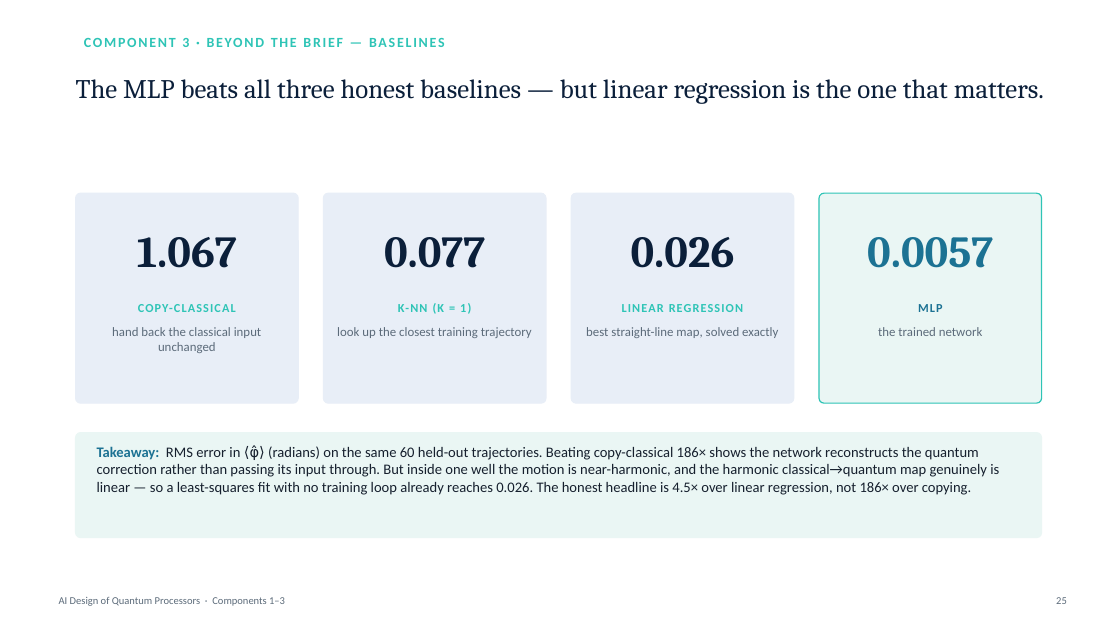
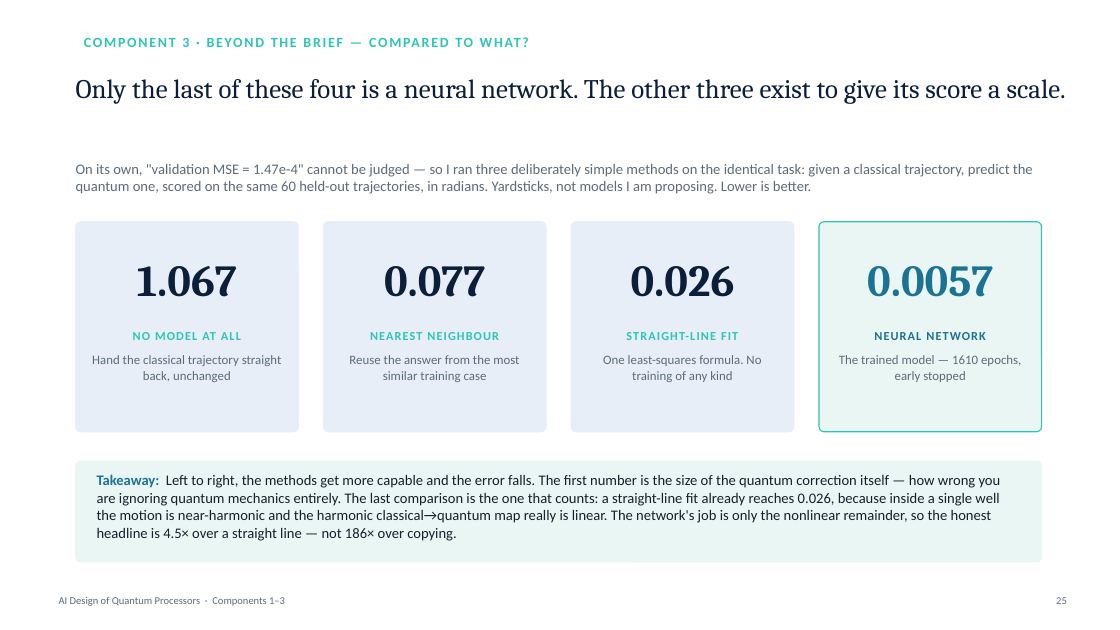
Before and after one commit to msandoval1807/quantum-research, a slide deck: slide 25 of Assignment 1/slides/Components_1_3_Update.pptx. Drawn at 1120x630 pixels with LibreOffice and Linux fonts; fonts in the diff are those of the drawing. Boxes give left, top, right and bottom in pixels: in the first picture for what was removed or moved away, otherwise in the second. Text is boxed around its words. In the diff, an @@ line names an element or a change of style, - is before the commit and + after.

```diff
--- a/Assignment 1/slides/Components_1_3_Update.pptx
+++ b/Assignment 1/slides/Components_1_3_Update.pptx
@@ text at (132,38,203,485): text changed @@
-COMPONENT 3 · BEYOND THE BRIEF — BASELINES
+COMPONENT 3 · BEYOND THE BRIEF — COMPARED TO WHAT?
@@ text at (76,79,1066,104): text changed @@
-The MLP beats all three honest baselines — but linear regression is the one that matters.
+Only the last of these four is a neural network. The other three exist to give its score a scale.
@@ text added at (76,164,1033,194), 12.5 pt, text #5C6B7A @@
+On its own, "validation MSE = 1.47e-4" cannot be judged — so I ran three deliberately simple methods on the identical task: given a classical trajectory, predict the quantum one, scored on the same 60 held-out trajectories, in radians. Yardsticks, not models I am proposing. Lower is better.
@@ 4 texts, 4 rounded rectangles: place and size @@
-4 texts, 4 rounded rectangles at (76,193,1042,403)
+4 texts, 4 rounded rectangles at (76,222,1042,432)
@@ text removed at (138,304,236,312) @@
-COPY-CLASSICAL
@@ text removed at (398,303,471,314) @@
-K-NN (K = 1)
@@ text "STRAIGHT-LINE FIT" at (626,332,738,340): vertical alignment top to middle @@
@@ text removed at (622,304,743,312) @@
-LINEAR REGRESSION
@@ text removed at (918,304,943,312) @@
-MLP
@@ text at (92,355,282,382): text changed @@
-hand back the classical input unchanged
+Hand the classical trajectory straight back, unchanged
@@ text added at (133,332,241,340), 10.5 pt, text #2EC4B6, bold @@
+NO MODEL AT ALL
@@ text at (349,355,519,382): text changed @@
-look up the closest training trajectory
+Reuse the answer from the most similar training case
@@ text added at (370,332,499,340), 10.5 pt, text #2EC4B6, bold @@
+NEAREST NEIGHBOUR
@@ text added at (603,355,761,382), 11 pt, text #5C6B7A @@
+One least-squares formula. No training of any kind
@@ text at (626,332,738,340): text changed; size 11 to 10.5 pt; text colour #5C6B7A to #2EC4B6; bold on @@
-best straight-line map, solved exactly
+STRAIGHT-LINE FIT
@@ text at (839,355,1021,382): text changed @@
-the trained network
+The trained model — 1610 epochs, early stopped
@@ text added at (874,332,985,340), 10.5 pt, text #1C7293, bold @@
+NEURAL NETWORK
@@ rounded rectangle: place and size @@
-rounded rectangle at (76,433,1042,538)
+rounded rectangle at (76,461,1042,562)
@@ rounded rectangle at (76,461,1042,562): proportions changed @@
@@ text at (97,474,1001,541): text changed @@
-Takeaway: RMS error in ⟨φ̂⟩ (radians) on the same 60 held-out trajectories. Beating copy-classical 186× shows the network reconstructs the quantum correction rather than passing its input through. But inside one well the motion is near-harmonic, and the harmonic classical→quantum map genuinely is linear — so a least-squares fit with no training loop already reaches 0.026. The honest headline is 4.5× over linear regression, not 186× over copying.
+Takeaway: Left to right, the methods get more capable and the error falls. The first number is the size of the quantum correction itself — how wrong you are ignoring quantum mechanics entirely. The last comparison is the one that counts: a straight-line fit already reaches 0.026, because inside a single well the motion is near-harmonic and the harmonic classical→quantum map really is linear. The network's job is only the nonlinear remainder, so the honest headline is 4.5× over a straight line — not 186× over copying.
```
Also in this commit, not shown: 1 other slide changed, 15 other files.
